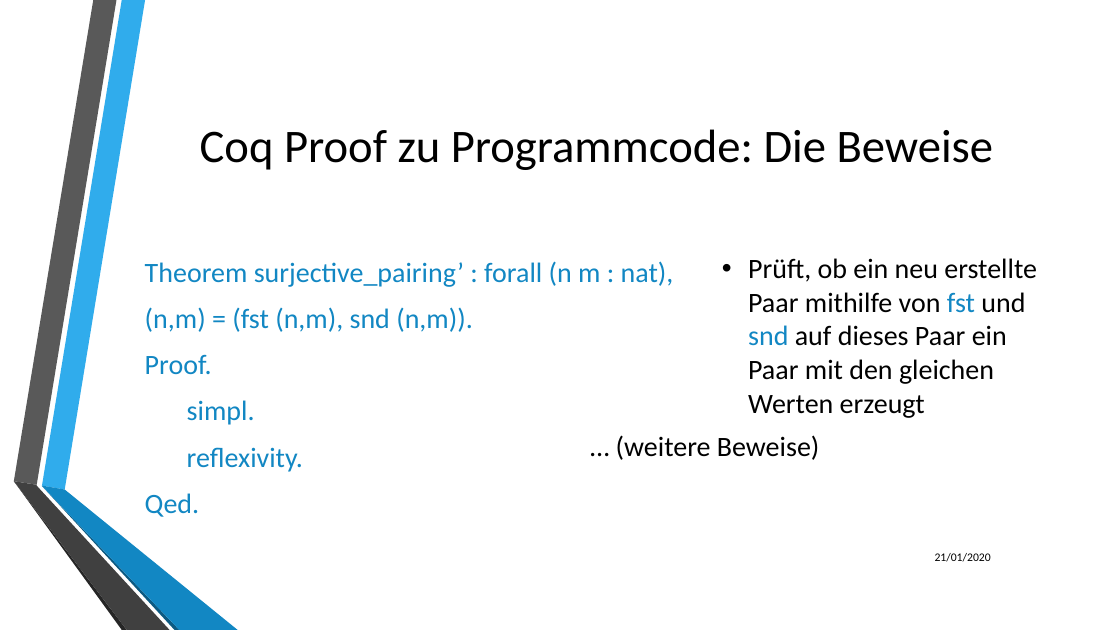
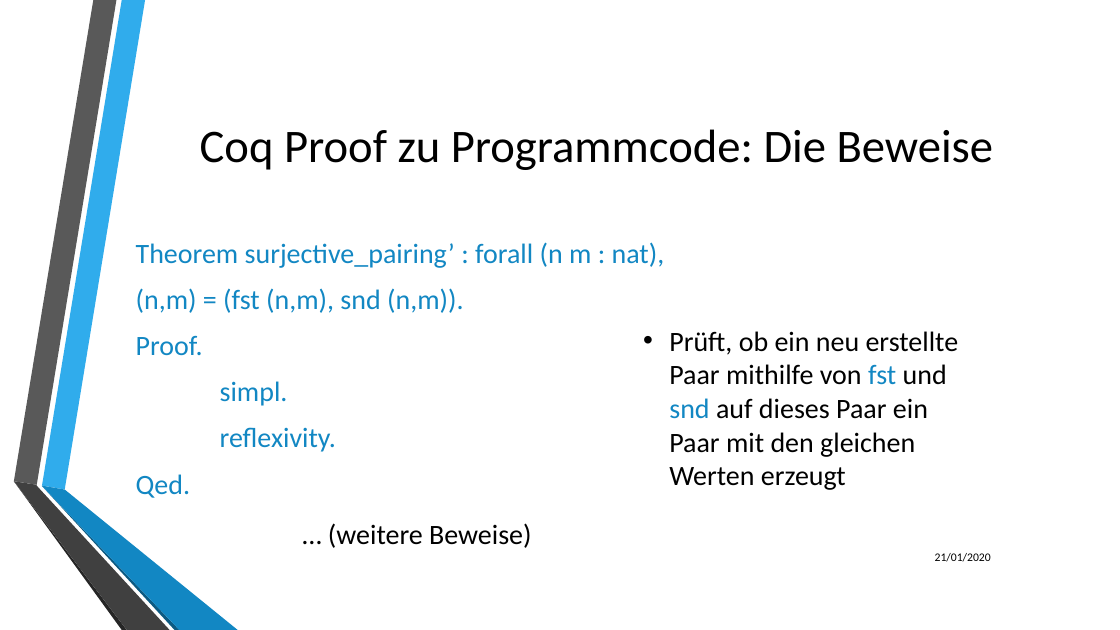
Before and after one commit to LukasKiederle/seminar-coq, a slide deck: slide 22 of final-presentation.pptx. Drawn at 1120x630 pixels with LibreOffice and Linux fonts; fonts in the diff are those of the drawing; background and template pictures are left out. Boxes give left, top, right and bottom in pixels: in the first picture for what was removed or moved away, otherwise in the second. Text is boxed around its words. In the diff, an @@ line names an element or a change of style, - is before the commit and + after.

```diff
--- a/final-presentation.pptx
+++ b/final-presentation.pptx
@@ text "Theorem surjective_pairing’ : forall (n ...": place and size @@
-text "Theorem surjective_pairing’ : forall (n ..." at box(145, 261, 674, 517)
+text "Theorem surjective_pairing’ : forall (n ..." at box(136, 242, 665, 498)
@@ text "Prüft, ob ein neu erstellte ...": place and size @@
-text "Prüft, ob ein neu erstellte ..." at box(748, 258, 1037, 418)
+text "Prüft, ob ein neu erstellte ..." at box(669, 331, 959, 490)
@@ text "… (weitere Beweise)": place and size @@
-text "… (weitere Beweise)" at box(616, 435, 819, 460)
+text "… (weitere Beweise)" at box(328, 523, 531, 548)
```
Also in this commit, not shown: 11 other slides changed.
